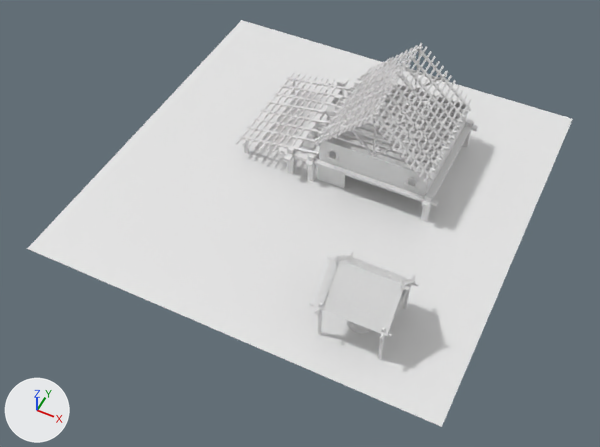
The Blender file Blacksmith Forge/Files/scene_v006.blend: old version first, new version second.
Camera for both pictures: a camera (50 mm lens) standing at (91.0, -197.0, 218.0) and looking at (3.0, -22.0, -1.0). Every picture has the same lights, and +X, +Y and +Z are marked at lower left. Materials are left out; every surface is plain grey.

Script lines for the objects in view, before the commit:
```python
me_cube_002 = bpy.data.meshes.new('Cube.002')
me_cube_002.from_pydata(...)  # 4096 vertices, 3072 faces; spans x -14.3..15.4, y -1.6..97.1, z -4.0..23.5
me_cube_002.materials.append(mat_roof_001)
me_cube_140 = bpy.data.meshes.new('Cube.140')
me_cube_140.from_pydata(...)  # 168 vertices, 126 faces; spans x 0.0..37.5, y -8.8..32.3, z -10.9..17.7
me_cube_140.materials.append(mat_woodenlogs)
me_plane = bpy.data.meshes.new('Plane')
me_plane.from_pydata([(0.0, 0.0, 0.0), (2.0, 0.0, 0.0), (0.0, 2.0, 0.0), (2.0, 2.0, 0.0)], [], [(0, 1, 3, 2)])
ob_firstfloor = bpy.data.objects.new('FirstFloor', me_cube_140)
ob_firstfloor.location = (-2.0, 8.0, 20.0)
ob_firstfloor.scale = (1.16, 1.04, 1.16)
ob_ground_floor = bpy.data.objects.new('Ground Floor', me_plane)
ob_ground_floor.location = (0.0, 0.0, 0.0)
ob_ground_floor.scale = (2.0, 2.0, 2.0)
_m = ob_ground_floor.modifiers.new('Array', 'ARRAY')
_m.count = 10
_m.constant_offset_displace = (0.0, 0.0, 0.0)
_m = ob_ground_floor.modifiers.new('Array.001', 'ARRAY')
_m.count = 10
_m.constant_offset_displace = (0.0, 0.0, 0.0)
_m.relative_offset_displace = (0.0, 1.0, 0.0)
ob_roof_001 = bpy.data.objects.new('Roof.001', me_cube_002)
ob_roof_001.parent = ob_main_support
ob_roof_001.matrix_parent_inverse = Matrix(((4.735, 0.0, 0.0, 33.44), (0.0, 4.735, 0.0, 29.3), (0.0, 0.0, 0.255, 0.0762), (0.0, 0.0, 0.0, 1.0)))
ob_roof_001.location = (-1.56, 0.0, 11.56)
ob_roof_001.rotation_euler = (0.785, 0.0, 0.0)  # degrees (45, 0, 0)
ob_roof_001.scale = (-0.401, -0.0817, -0.302)
# also in view: 'Workshop Roof' at (-17.0, 20.0, 9.0); 'Main Wall_proxy.011' at (15.0, 0.0, 15.0); 'Plane' at (0.0, 0.0, 0.0); 'Export_Window_proxy.002' at (35.0, 0.0, 15.0); 'Top Floor' at (20.0, 20.0, 10.0)
```
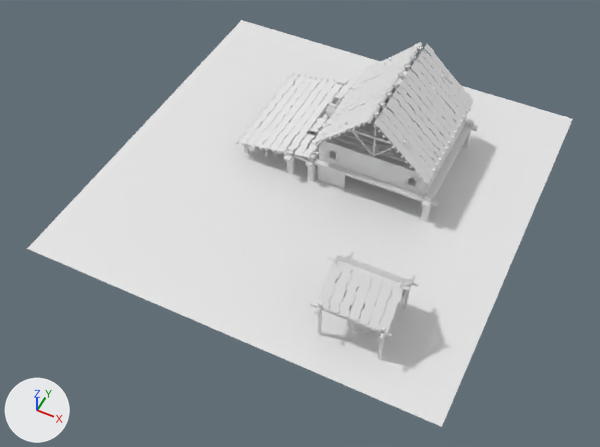
Commit message: Roof setup

ob_roofhouse is not drawn itself; it is the parent of ob_houseroof, ob_houseroof_001, ob_houseroof_002, ob_houseroof_003, ob_houseroof_004, ob_houseroof_005.
ob_roofworkshop is not drawn itself; it is the parent of ob_roof_002, ob_roof_003.

Boxes [x1, y1, x2, y2] around the edits, measured in the pictures (600 x 447 px; the box of a moved part takes in the faces that stretch with it):
'Roof.001', reshaped, moved, rescaled, modifiers changed (7% narrower): before [314, 255, 415, 336]; after [319, 257, 413, 334]
'Roof.002', added: after [239, 76, 351, 158]
'HouseRoof', added: after [354, 62, 438, 131]
'HouseRoof.002', added: after [328, 76, 461, 158]
'HouseRoof.001', added: after [340, 99, 415, 153]
'HouseRoof.003', added: after [311, 112, 440, 184]
'HouseRoof.004', added: after [380, 42, 450, 92]
'HouseRoof.005', added: after [353, 56, 474, 121]
'Roof.003', added: after [309, 118, 328, 132]
part 1 of me_cube_002, moved or reshaped (not visible before): after [331, 258, 346, 272]
part 2 of me_cube_002, moved or reshaped (not visible before): after [330, 258, 348, 278]
part 3 of me_cube_002, moved or reshaped (not visible before): after [391, 281, 409, 302]
part 4 of me_cube_002, added: after [325, 258, 350, 291]
part 5 of me_cube_002, added: after [326, 257, 348, 284]
'Roof', unchanged, covered by the edit: before [314, 43, 471, 183]; after [315, 43, 471, 183]
'Workshop Roof', unchanged, covered by the edit: before [236, 72, 353, 155]; after [236, 72, 349, 155]

What changed in the scene script:
```text
Change me_cube_002:
    where me_cube_002.from_pydata(...)  # 4096 vertices, 3072 faces; spans x -14.3..15.4, y -1.6..97.1, z -4.0..23.5
    used by ob_roof_001; parent = ob_main_support; location = (-1.56, 0.0, 11.56); rotation_euler = (0.785, 0.0, 0.0), in degrees (45, 0, 0); scale = (-0.401, -0.0817, -0.302)
    me_cube_002 part 1: the loose piece of 8 vertices spanning x -10.6..-8.6, y -1.0..1.0, z -1.0..1.0 is moved by (1.0, 0.0, 0.0)
    me_cube_002 part 2: the loose piece of 8 vertices spanning x -8.6..-6.6, y -0.8..1.2, z -2.8..-0.8 is moved by (-0.7, -0.2, -0.2)
    me_cube_002 part 3: the loose piece of 8 vertices spanning x 4.5..6.5, y -0.8..1.2, z -2.8..-0.8 is moved by (-0.6, -0.2, -0.2)
    me_cube_002 part 4: a new loose piece, a box spanning x -9.3..-7.3, y -1.0..1.0, z -7.0..-5.0
    me_cube_002 part 5: a new loose piece, a box spanning x -9.7..-7.7, y -1.0..1.0, z -5.0..-3.0
Change ob_roof_001:
    ob_roof_001.parent: ob_main_support -> ob_roofwell
    ob_roof_001.matrix_parent_inverse: Matrix(((4.735, 0.0, 0.0, 33.44), (0.0, 4.735, 0.0, 29.3), (0.0, 0.0, 0.255, 0.0762), (0.0, 0.0, 0.0, 1.0))) -> Matrix(((1.0, 0.0, 0.0, -39.48), (0.0, 1.0, 0.0, 51.21), (0.0, 0.0, 1.0, -3.643), (0.0, 0.0, 0.0, 1.0)))
    ob_roof_001.location: (-1.56, 0.0, 11.56) -> (43.0, -49.78, 23.79)
    ob_roof_001.scale: (-0.401, -0.0817, -0.302) -> (1.5, 0.0625, 1.0)
    add _m = ob_roof_001.modifiers.new('Mirror', 'MIRROR')
    add _m.use_axis = (False, True, False)
    add _m.mirror_object = ob_roofwell
Add ob_roofwell:
    ob_roofwell = bpy.data.objects.new('RoofWell', None)
    ob_roofwell.location = (39.48, -51.21, 3.643)
Add ob_roof_003:
    ob_roof_003 = bpy.data.objects.new('Roof.003', me_cube_015)  # 64 vertices, 48 faces; spans x 5.8..10.5, y -155.0..-63.6, z -2.0..3.8
    ob_roof_003.parent = ob_roofworkshop
    ob_roof_003.location = (43.0, -49.78, 23.09)
    ob_roof_003.rotation_euler = (0.788, -0.16, 0.00349)  # degrees (45, -9.2, 0.2)
    ob_roof_003.scale = (1.5, 0.0625, 1.0)
Add ob_roofworkshop:
    ob_roofworkshop = bpy.data.objects.new('RoofWorkshop', None)
    ob_roofworkshop.location = (-22.52, 18.79, -5.357)
Add ob_roof_002:
    ob_roof_002 = bpy.data.objects.new('Roof.002', me_cube_014)  # 712 vertices, 534 faces; spans x -10.0..11.0, y -65.0..185.0, z -18.0..-2.0; modifiers MIRROR
    ob_roof_002.parent = ob_roofworkshop
    ob_roof_002.location = (43.0, -49.78, 23.09)
    ob_roof_002.rotation_euler = (0.788, -0.16, 0.00349)  # degrees (45, -9.2, 0.2)
    ob_roof_002.scale = (1.5, 0.0625, 1.0)
Add ob_houseroof_005:
    ob_houseroof_005 = bpy.data.objects.new('HouseRoof.005', me_cube_013)  # 225 vertices, 168 faces; spans x -9.7..5.9, y -1.0..1.0, z -13.0..1.0; modifiers MIRROR
    ob_houseroof_005.parent = ob_roofhouse
    ob_houseroof_005.location = (54.0, -30.3, 3.565)
    ob_houseroof_005.rotation_euler = (3.988, 0.0, 0.0)  # degrees (228, 0, 0)
    ob_houseroof_005.scale = (1.5, 0.0625, 1.0)
Add ob_roofhouse:
    ob_roofhouse = bpy.data.objects.new('RoofHouse', None)
    ob_roofhouse.location = (19.73, 20.79, 20.64)
    ob_roofhouse.rotation_euler = (0.0, 0.0, 1.571)  # degrees (0, 0, 90)
Add ob_houseroof_004:
    ob_houseroof_004 = bpy.data.objects.new('HouseRoof.004', me_cube_013.copy())  # modifiers MIRROR
    ob_houseroof_004.parent = ob_roofhouse
    ob_houseroof_004.location = (54.0, -49.42, 21.02)
    ob_houseroof_004.rotation_euler = (0.814, 0.0, 0.0)  # degrees (47, 0, 0)
    ob_houseroof_004.scale = (1.5, 0.0625, 1.0)
Add ob_houseroof_003:
    ob_houseroof_003 = bpy.data.objects.new('HouseRoof.003', me_cube_013.copy())  # modifiers MIRROR
    ob_houseroof_003.parent = ob_roofhouse
    ob_houseroof_003.location = (19.0, -30.3, 3.565)
    ob_houseroof_003.rotation_euler = (3.988, 0.0, 0.0)  # degrees (228, 0, 0)
    ob_houseroof_003.scale = (1.5, 0.0625, 1.0)
Add ob_houseroof_002:
    ob_houseroof_002 = bpy.data.objects.new('HouseRoof.002', me_cube_010)  # 392 vertices, 294 faces; spans x -9.7..5.9, y -1.0..1.0, z -13.0..1.0; modifiers MIRROR
    ob_houseroof_002.parent = ob_roofhouse
    ob_houseroof_002.location = (41.0, -30.3, 3.565)
    ob_houseroof_002.rotation_euler = (3.988, 0.0, 0.0)  # degrees (228, 0, 0)
    ob_houseroof_002.scale = (1.5, 0.0625, 1.0)
Add ob_houseroof_001:
    ob_houseroof_001 = bpy.data.objects.new('HouseRoof.001', me_cube_013.copy())  # modifiers MIRROR
    ob_houseroof_001.parent = ob_roofhouse
    ob_houseroof_001.location = (19.0, -49.42, 21.02)
    ob_houseroof_001.rotation_euler = (0.814, 0.0, 0.0)  # degrees (47, 0, 0)
    ob_houseroof_001.scale = (1.5, 0.0625, 1.0)
Add ob_houseroof:
    ob_houseroof = bpy.data.objects.new('HouseRoof', me_cube_010.copy())  # modifiers MIRROR
    ob_houseroof.parent = ob_roofhouse
    ob_houseroof.location = (41.0, -49.48, 21.12)
    ob_houseroof.rotation_euler = (0.818, 0.0, 0.0)  # degrees (47, 0, 0)
    ob_houseroof.scale = (1.5, 0.0625, 1.0)
```
